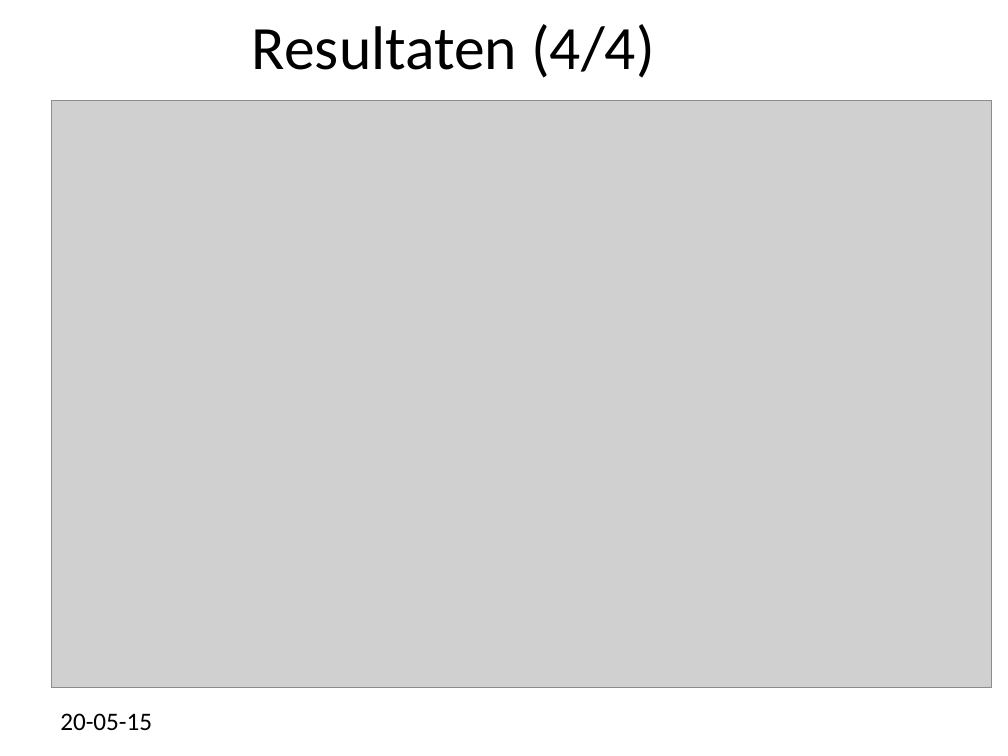
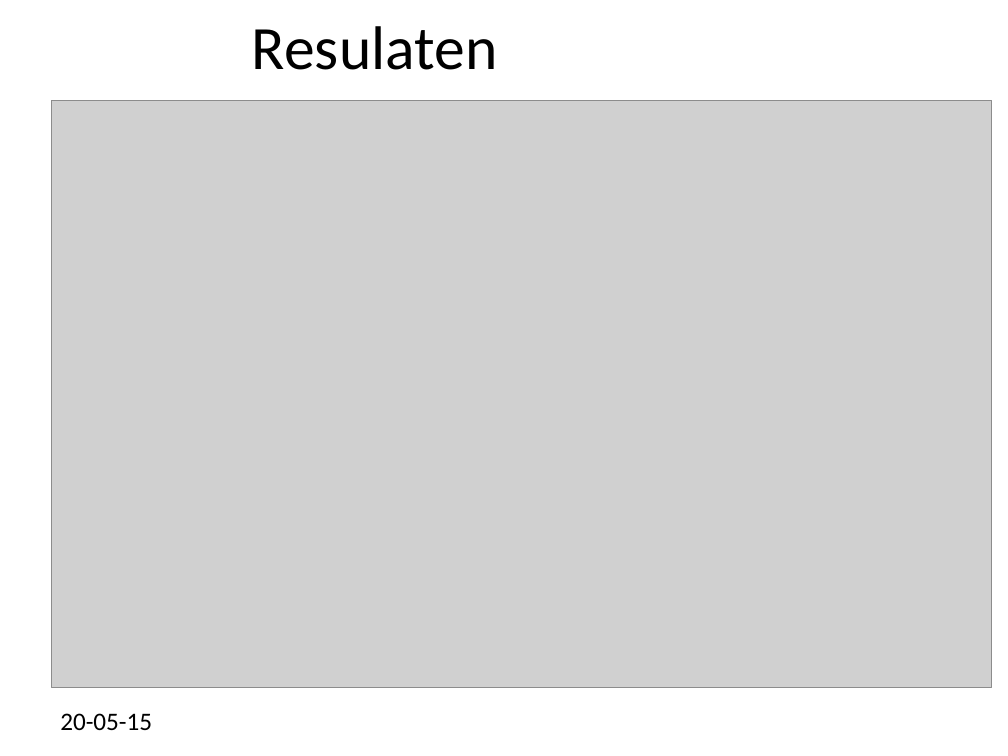
Before and after one commit to marten2/Heuristieken, a slide deck: slide 11 of niks.ppt (slide 12 before the commit). Drawn at 1008x756 pixels with LibreOffice and Linux fonts; fonts in the diff are those of the drawing; grey boxes stand for pictures; background and template pictures are left out. Boxes give left, top, right and bottom in pixels: in the first picture for what was removed or moved away, otherwise in the second. Text is boxed around its words. In the diff, an @@ line names an element or a change of style, - is before the commit and + after.

```diff
--- a/niks.ppt
+++ b/niks.ppt
@@ title at (252,26,497,70): text changed @@
-Resultaten (4/4)
+Resulaten
```
Also in this commit, not shown: 9 other slides changed, 2 slides removed, 4 other files.
